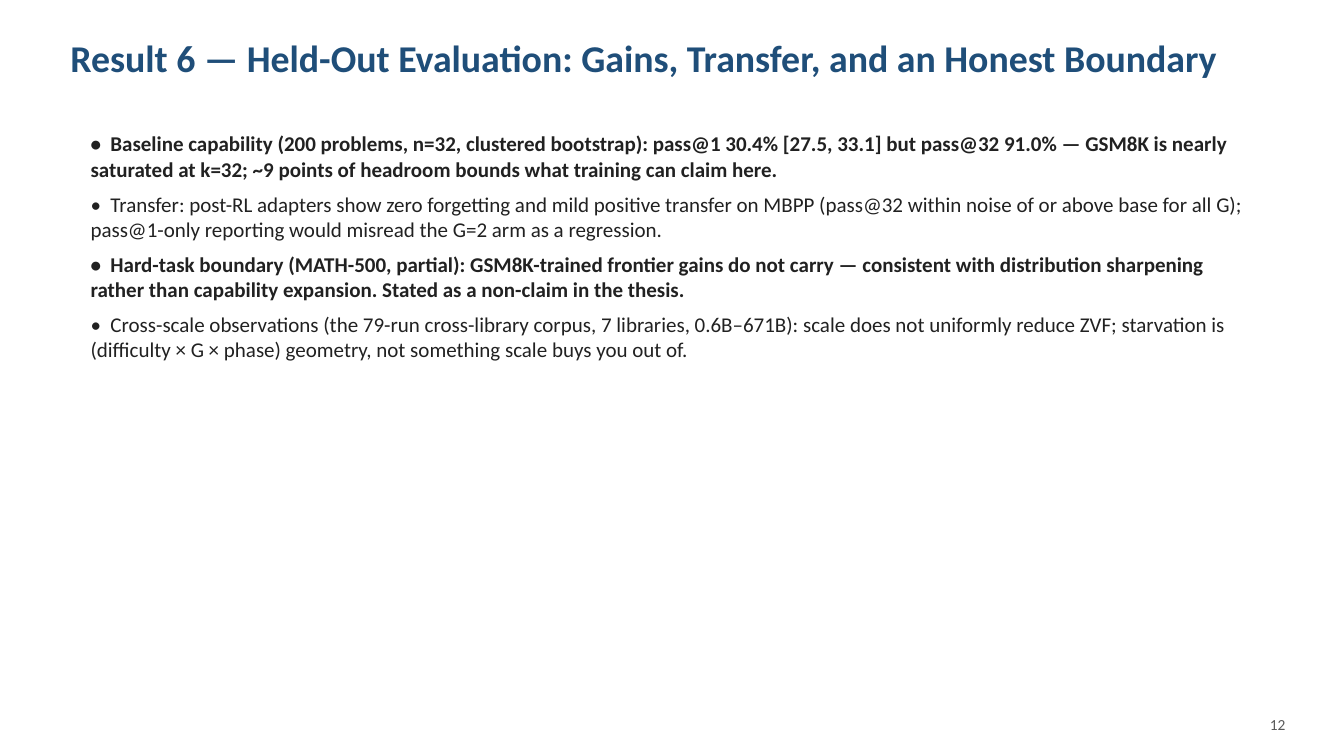
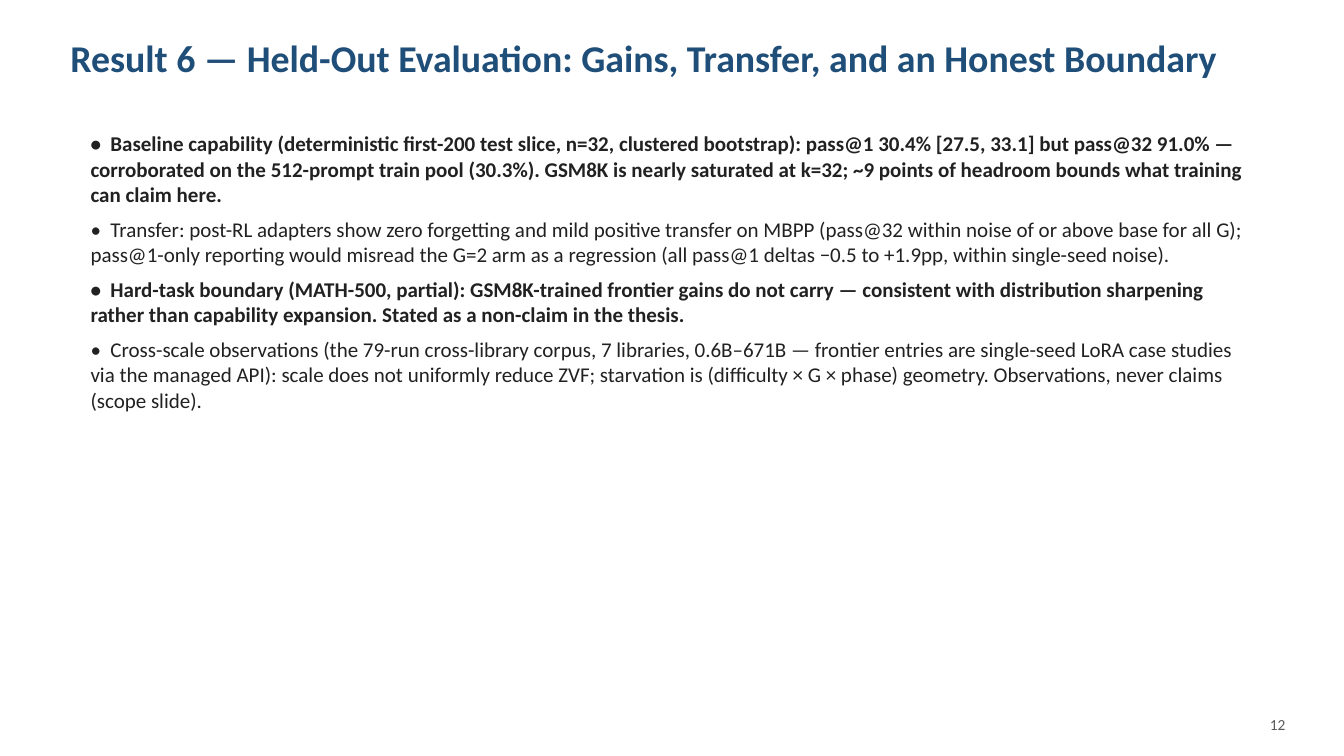
Before and after one commit to arvindcr4/tinker-rl-lab, a slide deck: slide 13 of outputs/PESU_MTech_Phase1_Session1_Review_ArvindCR.pptx. Drawn at 1344x756 pixels with LibreOffice and Linux fonts; fonts in the diff are those of the drawing. Boxes give left, top, right and bottom in pixels: in the first picture for what was removed or moved away, otherwise in the second. Text is boxed around its words. In the diff, an @@ line names an element or a change of style, - is before the commit and + after.

```diff
--- a/outputs/PESU_MTech_Phase1_Session1_Review_ArvindCR.pptx
+++ b/outputs/PESU_MTech_Phase1_Session1_Review_ArvindCR.pptx
@@ text at <box>91,135,1241,266</box>: text changed @@
-• Baseline capability (200 problems, n=32, clustered bootstrap): pass@1 30.4% [27.5, 33.1] but pass@32 91.0% — GSM8K is nearly saturated at k=32; ~9 points of headroom bounds what training can claim here.
-• Transfer: post-RL adapters show zero forgetting and mild positive transfer on MBPP (pass@32 within noise of or above base for all G); pass@1-only reporting would misread the G=2 arm as a regression.
+• Baseline capability (deterministic first-200 test slice, n=32, clustered bootstrap): pass@1 30.4% [27.5, 33.1] but pass@32 91.0% — corroborated on the 512-prompt train pool (30.3%). GSM8K is nearly saturated at k=32; ~9 points of headroom bounds what training can claim here.
+• Transfer: post-RL adapters show zero forgetting and mild positive transfer on MBPP (pass@32 within noise of or above base for all G); pass@1-only reporting would misread the G=2 arm as a regression (all pass@1 deltas −0.5 to +1.9pp, within single-seed noise).
@@ text at <box>91,342,1232,412</box>: text changed @@
-• Cross-scale observations (the 79-run cross-library corpus, 7 libraries, 0.6B–671B): scale does not uniformly reduce ZVF; starvation is (difficulty × G × phase) geometry, not something scale buys you out of.
+• Cross-scale observations (the 79-run cross-library corpus, 7 libraries, 0.6B–671B — frontier entries are single-seed LoRA case studies via the managed API): scale does not uniformly reduce ZVF; starvation is (difficulty × G × phase) geometry. Observations, never claims (scope slide).
```
Also in this commit, not shown: 5 other slides changed, 9 other files.
